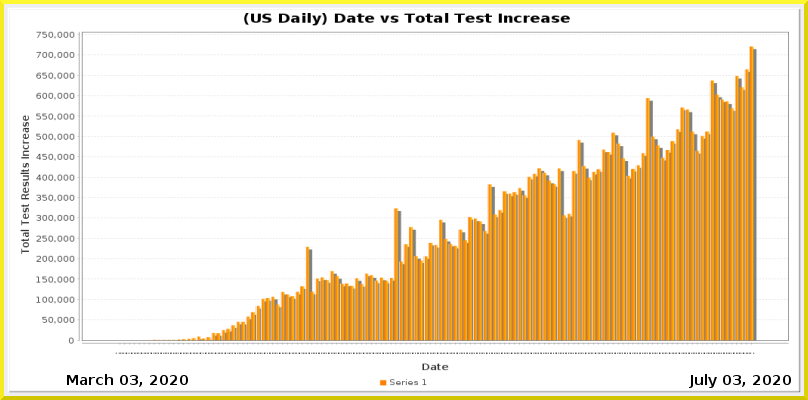
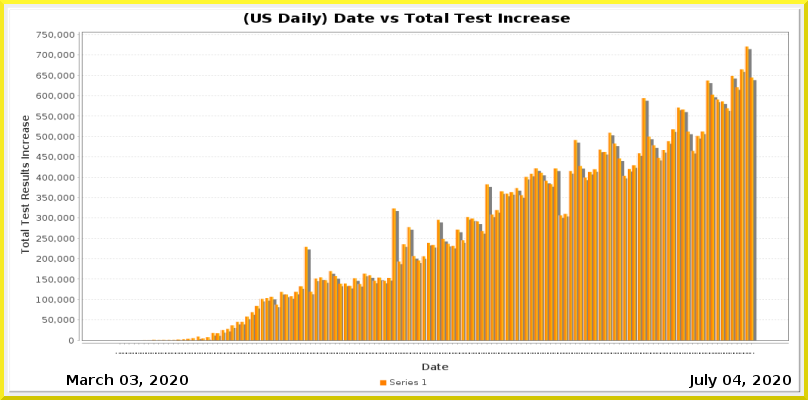
Revision of a layered 808x400 image; what changed, layer by layer:
painted on "Current Date" over [733, 375, 741, 385]
painted on "Date_vs_TestIncrease.png" over [128, 46, 757, 354]
